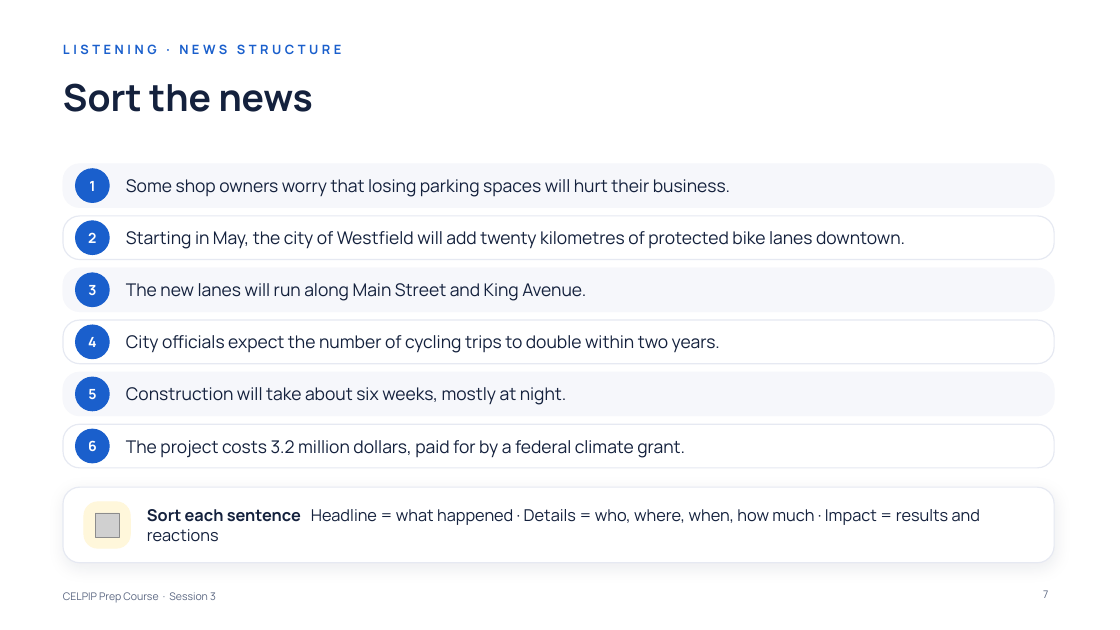
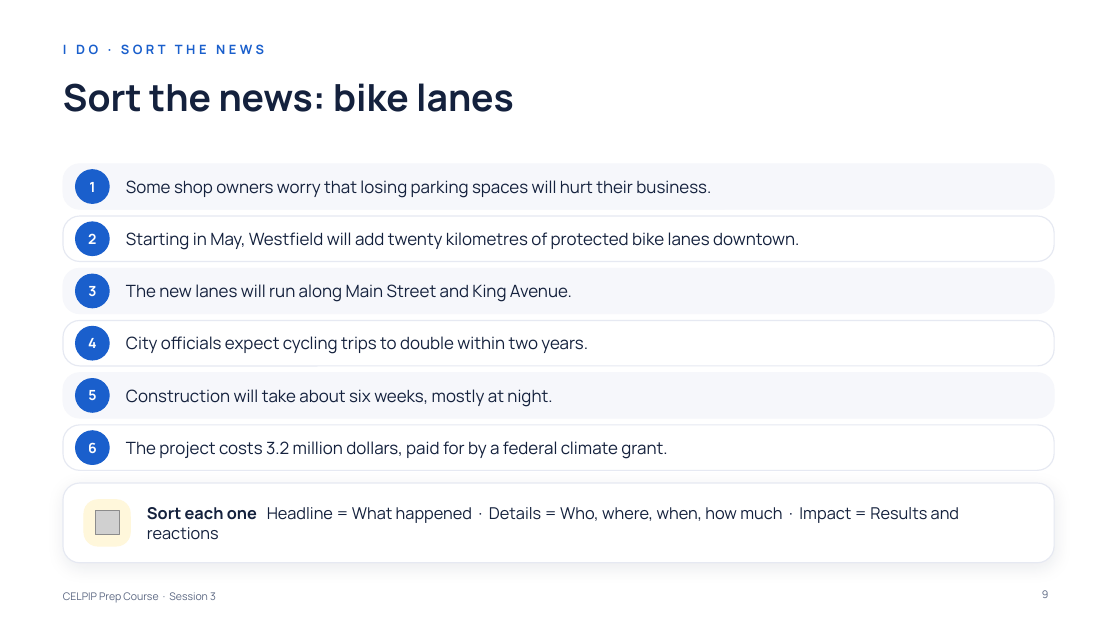
Before and after one commit to learnovateqa/The_English_Academy_CELPIP, a slide deck: slide 9 of decks/session-03.pptx (slide 7 before the commit). Drawn at 1120x630 pixels with LibreOffice and Linux fonts; fonts in the diff are those of the drawing; grey boxes stand for pictures. Boxes give left, top, right and bottom in pixels: in the first picture for what was removed or moved away, otherwise in the second. Text is boxed around its words. In the diff, an @@ line names an element or a change of style, - is before the commit and + after.

```diff
--- a/decks/session-03.pptx
+++ b/decks/session-03.pptx
@@ text at bbox=[63, 44, 264, 54]: text changed @@
-LISTENING · NEWS STRUCTURE
+I DO · SORT THE NEWS
@@ title at bbox=[63, 83, 514, 112]: text changed @@
-Sort the news
+Sort the news: bike lanes
@@ text at bbox=[126, 232, 799, 250]: text changed; size 15 to 14.5 pt @@
-Starting in May, the city of Westfield will add twenty kilometres of protected bike lanes downtown.
+Starting in May, Westfield will add twenty kilometres of protected bike lanes downtown.
@@ rounded rectangle to ellipse in 4 elements at bbox=[76, 274, 109, 308], bbox=[76, 379, 109, 413], bbox=[76, 431, 109, 465], bbox=[76, 327, 109, 360] @@
@@ text at bbox=[126, 336, 588, 354]: text changed; size 15 to 14.5 pt @@
-City officials expect the number of cycling trips to double within two years.
+City officials expect cycling trips to double within two years.
@@ size 15 to 14.5 pt in 4 elements at bbox=[126, 180, 711, 198], bbox=[126, 284, 572, 302], bbox=[126, 441, 667, 459], bbox=[126, 389, 552, 407] @@
@@ proportions changed in 7 elements at bbox=[63, 164, 1054, 209], bbox=[63, 216, 1054, 261], bbox=[63, 268, 1054, 313], bbox=[63, 320, 1054, 365], bbox=[63, 425, 1054, 471], bbox=[63, 373, 1054, 418], bbox=[63, 483, 1054, 563] @@
@@ rounded rectangle: place and size @@
-rounded rectangle at bbox=[63, 487, 1054, 563]
+rounded rectangle at bbox=[63, 483, 1054, 563]
@@ text at bbox=[147, 507, 959, 540]: text changed @@
-Sort each sentence Headline = what happened · Details = who, where, when, how much · Impact = results and reactions
+Sort each one Headline = What happened · Details = Who, where, when, how much · Impact = Results and reactions
@@ page number at bbox=[1042, 590, 1049, 598]: text changed @@
-7
+9
```
Also in this commit, not shown: 10 other slides changed, 19 slides added, 15 other files.
